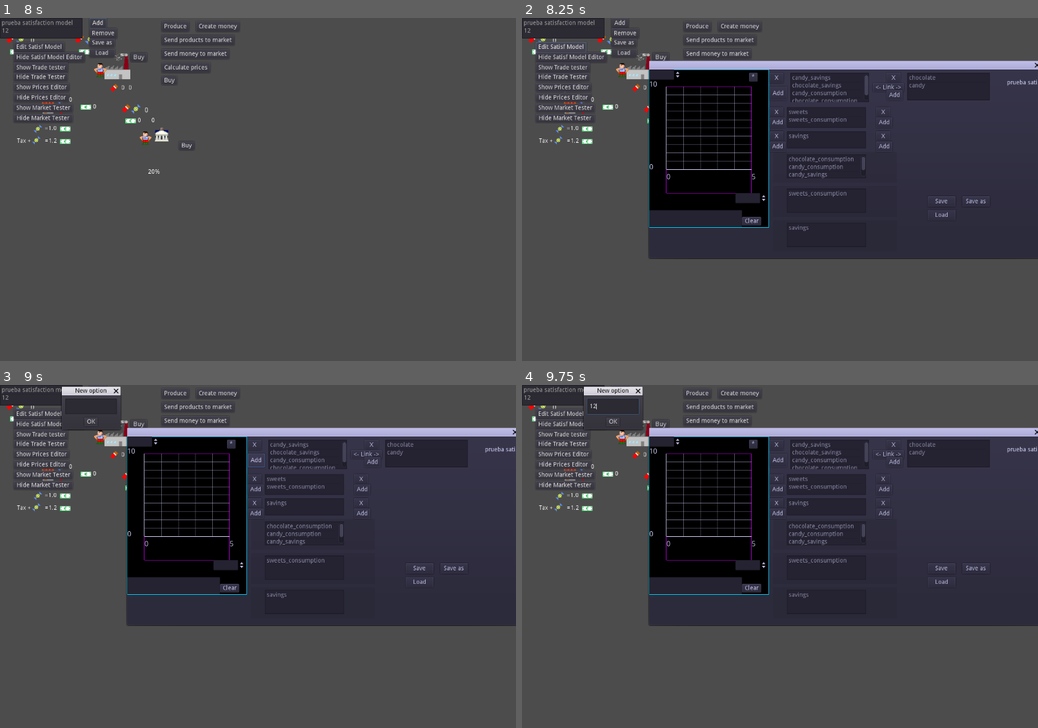
Above: before the commit, frames 1-4 (two rows, left to right).
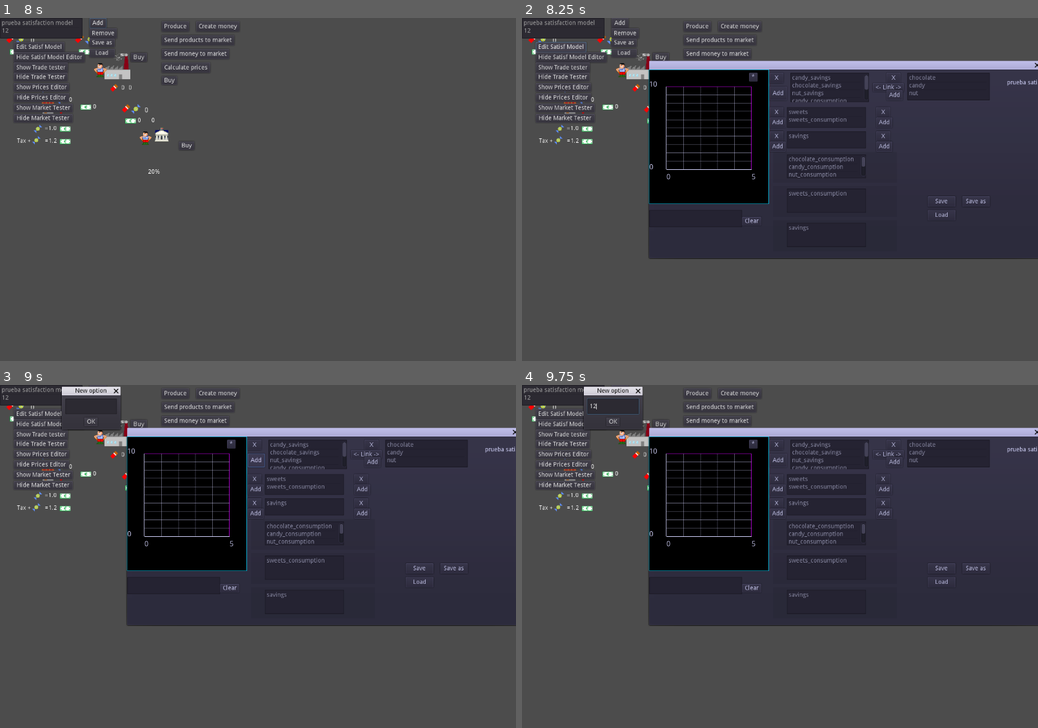
Above: after the commit, the same moments.

Repository: carlostgit/Fiat2
Game: Godot game, scene res://Fiat.tscn
Same seed, same stepped clock (60 frames per second), same inputs: the game is played once before the commit and once after it.
Inputs (mouse positions are in pixels of both pictures, inside the frame that each line leads up to):
- Up to frame 1 (8 s): click "Produce" at 0.5 s; click "Create money" at 1.25 s; click "Send products to market" at 2 s; click "Send money to market" at 2.75 s; click "Calculate prices" at 3.5 s; click "Buy" at 4.25 s; click "Buy" at 5 s; click "Add" at 5.75 s; click (56, 66) at 6.52 s; type "12" at 6.6 s; click "OK" at 7.25 s
- Up to frame 2 (8.25 s): click "Edit Satisf Model" at 8 s
- Up to frame 3 (9 s): click "Add" at 8.75 s
- Up to frame 4 (9.75 s): click (614, 405) at 9.52 s; type "12" at 9.6 s

Frame 1 is identical in both runs. In frame 2, 1.3% of the frame differs, in the area x 24-77%, y 15-62%; in frame 3, 1.3%; in frame 4, 1.3%.

Commit message:
Avances en Plotter y Pricecalculationtesterscene

Diff:
--- a/Globals.gd
+++ b/Globals.gd
@@ -8,7 +8,7 @@
 var _product_price = 1
 var _tax_rate = 0.2
 
-var _products = ["chocolate","candy"]
+var _products = ["chocolate","candy","nut"]
 
 signal signal_tax_rate_changed(tax_rate)
 
--- a/Plotter/Plotter.gd
+++ b/Plotter/Plotter.gd
@@ -147,26 +147,28 @@
 	_bottom_margin = bottom_margin_arg
 	_total_num_of_calculated_points = points_calculated_arg
 
-	_canvas_item = self
-	var param_min_width = 10
-	_width = self.get_rect().size.x - _left_margin - _right_margin
-
-	if _width < param_min_width:
-		_width = param_min_width
-
-	_width_per_calculated_point = _width/float(points_calculated_arg)
-
-	_x_zoom = self._width/(self._max_x - self._min_x)
-
-	var y_max:float = _max_y
-	_height = self.get_rect().size.y - _top_margin - _bottom_margin
-	var param_min_height = 10
-	if _height < param_min_height:
-		_height = param_min_height
-
-	_y_zoom = _height/(y_max-self._min_y)
-
-	_step_between_calculated_points = float(_max_x-self._min_x)/float(_total_num_of_calculated_points)
+	recalculate_member_variables()
+
+#	_canvas_item = self
+#	var param_min_width = 10
+#	_width = self.get_rect().size.x - _left_margin - _right_margin
+#
+#	if _width < param_min_width:
+#		_width = param_min_width
+#
+#	_width_per_calculated_point = _width/float(points_calculated_arg)
+#
+#	_x_zoom = self._width/(self._max_x - self._min_x)
+#
+#	var y_max:float = _max_y
+#	_height = self.get_rect().size.y - _top_margin - _bottom_margin
+#	var param_min_height = 10
+#	if _height < param_min_height:
+#		_height = param_min_height
+#
+#	_y_zoom = _height/(y_max-self._min_y)
+#
+#	_step_between_calculated_points = float(_max_x-self._min_x)/float(_total_num_of_calculated_points)
 
 
 func _draw():
--- a/Plotter/Plotter.tscn
+++ b/Plotter/Plotter.tscn
@@ -17,6 +17,7 @@
 margin_top = 280.0
 margin_right = 258.0
 margin_bottom = 304.0
+step = 0.1
 value = 5.0
 __meta__ = {
 "_edit_use_anchors_": false
@@ -28,6 +29,7 @@
 margin_top = 280.0
 margin_right = 90.0
 margin_bottom = 304.0
+step = 0.1
 __meta__ = {
 "_edit_use_anchors_": false
 }
@@ -36,6 +38,7 @@
 visible = false
 margin_right = 74.0
 margin_bottom = 24.0
+step = 0.1
 value = 5.0
 __meta__ = {
 "_edit_use_anchors_": false
@@ -46,6 +49,7 @@
 margin_top = 248.0
 margin_right = 74.0
 margin_bottom = 272.0
+step = 0.1
 __meta__ = {
 "_edit_use_anchors_": false
 }
--- a/PriceCalculation/Market.gd
+++ b/PriceCalculation/Market.gd
@@ -4,14 +4,17 @@
 # Declare member variables here. Examples:
 # var a = 2
 # var b = "text"
+
+var _param_price_precission = 0.01
+
 const SatisfactionCalculator = preload("res://PriceCalculation/SatisfactionCalculator.gd")
 const TradeCalculator = preload("res://PriceCalculation/TradeCalculator.gd")
 
 var _persons:Array = ["Person1","Person2"]
 var _person_tradecalc:Dictionary = {}
-var _person_owned_dict:Dictionary = {"Person1": {"candy":1,"chocolate":2
+var _person_owned_dict:Dictionary = {"Person1": {"candy":1,"chocolate":2,"nut":2
 												},
-									"Person2": {"candy":1,"chocolate":2
+									"Person2": {"candy":1,"chocolate":2,"nut":2
 												}
 									}
 
@@ -240,9 +243,9 @@
 	add_person("Person 1", trade_calculator)
 	add_person("Person 2", trade_calculator)
 
-	_person_owned_dict = {"Person 1": {"candy":1,"chocolate":20
+	_person_owned_dict = {"Person 1": {"candy":1,"chocolate":20,"nut":10
 												},
-									"Person 2": {"candy":1,"chocolate":40
+									"Person 2": {"candy":1,"chocolate":40,"nut":10
 												}
 									}
 
@@ -382,7 +385,7 @@
 	var max_count:int = 400
 
 	var param_price_change_step:float = 0.5 #Tiene que ser < 1
-	var param_price_precission:float = 0.0001
+	var param_price_precission:float = _param_price_precission
 
 	while false==exit:
 		count += 1
--- a/PriceCalculation/PriceCalculationTesterScene.gd
+++ b/PriceCalculation/PriceCalculationTesterScene.gd
@@ -45,15 +45,19 @@
 
 	satisfaction_calculator.set_name(name_arg)
 
-	var options_array:Array = ["candy_savings","chocolate_savings",
-						"candy_consumption","chocolate_consumption"]
+	var options_array:Array = ["candy_savings","chocolate_savings","nut_savings",
+						"candy_consumption","chocolate_consumption","nut_consumption",
+						]
 
 	satisfaction_calculator.set_options(options_array)
 
 	var option_product_dict:Dictionary = { "candy_savings": "candy",
 									"candy_consumption": "candy",
 									"chocolate_savings": "chocolate",
-									"chocolate_consumption": "chocolate",}
+									"chocolate_consumption": "chocolate",
+									"nut_savings": "nut",
+									"nut_consumption": "nut",
+									}
 
 
 	var param_preference_at_0_for_candy_consu = 1.0
@@ -65,6 +69,11 @@
 	var maximum_satisf_for_chocolate_consu = 10.0
 	var satisfaction_curve_for_chocolate_consu:SatisfactionCurve = SatisfactionCurve.new(param_preference_at_0_for_chocolate_consu, maximum_satisf_for_chocolate_consu)
 	satisfaction_calculator.set_satisfaction_curve("chocolate_consumption",satisfaction_curve_for_chocolate_consu)
+
+	var param_preference_at_0_for_nut_consu = 1.0
+	var maximum_satisf_for_nut_consu = 10.0
+	var satisfaction_curve_for_nut_consu:SatisfactionCurve = SatisfactionCurve.new(param_preference_at_0_for_nut_consu, maximum_satisf_for_nut_consu)
+	satisfaction_calculator.set_satisfaction_curve("nut_consumption",satisfaction_curve_for_nut_consu)
 
 	var param_preference_at_0_for_sweets = 1.0
 	var maximum_satisf_for_sweets = 10.0
@@ -81,6 +90,12 @@
 	var maximum_satisf_for_chocolate_sav = 10.0
 	var satisfaction_curve_for_chocolate_sav:SatisfactionCurve = SatisfactionCurve.new(param_preference_at_0_for_chocolate_sav, maximum_satisf_for_chocolate_sav)
 	satisfaction_calculator.set_satisfaction_curve("chocolate_savings",satisfaction_curve_for_chocolate_sav)
+
+	var param_preference_at_0_for_nut_sav = 1.0
+	var maximum_satisf_for_nut_sav = 10.0
+	var satisfaction_curve_for_nut_sav:SatisfactionCurve = SatisfactionCurve.new(param_preference_at_0_for_nut_sav, maximum_satisf_for_nut_sav)
+	satisfaction_calculator.set_satisfaction_curve("nut_savings",satisfaction_curve_for_nut_sav)
+
 
 	satisfaction_calculator.set_option_product_dict(option_product_dict)
 
--- a/PriceCalculation/PriceCalculationTesterScene.tscn
+++ b/PriceCalculation/PriceCalculationTesterScene.tscn
@@ -183,7 +183,6 @@
 current_path = "user://"
 
 [node name="TradeTesterScene" type="WindowDialog" parent="."]
-visible = true
 modulate = Color( 0.803922, 1, 0.811765, 1 )
 margin_left = 104.0
 margin_top = 464.0
@@ -240,20 +239,6 @@
 }
 
 [node name="Plotter" parent="TradeTesterScene" instance=ExtResource( 4 )]
-
-[node name="XMaxSpinBox" type="SpinBox" parent="TradeTesterScene/Plotter"]
-margin_left = 200.0
-margin_top = 280.0
-margin_right = 274.0
-margin_bottom = 304.0
-min_value = 5.0
-value = 5.0
-
-[node name="YMaxSpinBox" type="SpinBox" parent="TradeTesterScene/Plotter"]
-margin_right = 74.0
-margin_bottom = 24.0
-min_value = 5.0
-value = 5.0
 
 [node name="CalculateTest1Button" type="Button" parent="TradeTesterScene"]
 margin_left = 560.0
@@ -377,7 +362,6 @@
 }
 
 [node name="PricesEditor" type="WindowDialog" parent="."]
-visible = true
 modulate = Color( 1, 1, 0.847059, 1 )
 margin_top = 304.0
 margin_right = 264.0
@@ -410,7 +394,6 @@
 text = "currency"
 
 [node name="MarketTesterScene" type="WindowDialog" parent="."]
-visible = true
 margin_left = 168.0
 margin_top = 96.0
 margin_right = 1016.0
--- a/PriceCalculation/Prices.gd
+++ b/PriceCalculation/Prices.gd
@@ -6,14 +6,14 @@
 # var a = 2
 # var b = "text"
 
-var _products = ["chocolate","candy"]
+var _products = ["chocolate","candy","nut"]
 #var _equivalent_product_dict:Dictionary = { "candy_savings": "candy",
 #									"candy_consumption": "candy",
 #									"chocolate_savings": "chocolate",
 #									"chocolate_consumption": "chocolate",}
 #var _products = Globals._products
 var _currency = "candy"
-var _amounts_dict = {"chocolate": 1.0, "candy":0.5}
+var _amounts_dict = {"chocolate": 1.0, "candy":0.5,"nut":0.5}
 
 
 
--- a/PriceCalculation/SatisfactionCalculator.gd
+++ b/PriceCalculation/SatisfactionCalculator.gd
@@ -16,7 +16,8 @@
 #Cambiar _complementary_combos de tal manera que se pueda ponderar cada opción
 #Por ejemplo, que por cada unidad de sweet_savings tenga que haber 1 unidad de candy, y solo 0.5 unidades de chocolate
 var _supplementary_combos:Dictionary = {	"savings":	{	"candy_savings":0.1,
-															"chocolate_savings":1.0
+															"chocolate_savings":1.0,
+															"nut_savings":0.2
 														}
 										}
 
@@ -31,13 +32,17 @@
 var _complementary_combo_satisf_curve_dict:Dictionary = {}
 var _supplementary_combo_satisf_curve_dict:Dictionary = {}
 
-var _options:Array = ["candy_savings","chocolate_savings",
-						"candy_consumption","chocolate_consumption"]
+var _options:Array = ["candy_savings","chocolate_savings","nut_savings",
+						"candy_consumption","chocolate_consumption","nut_consumption"
+						]
 
 var _option_product_dict:Dictionary = { "candy_savings": "candy",
 									"candy_consumption": "candy",
 									"chocolate_savings": "chocolate",
-									"chocolate_consumption": "chocolate",}
+									"chocolate_consumption": "chocolate",
+									"nut_savings": "nut",
+									"nut_consumption": "nut"
+									}
 
 
 var _name:String = "satisf_calc_default_name"
@@ -257,11 +262,14 @@
 func init_chocolate_satisfaction():
 	var satis_curve_chocolate:SatisfactionCurve = SatisfactionCurve.new(2,30)
 	var satis_curve_candy:SatisfactionCurve = SatisfactionCurve.new(2,5)
+	var satis_curve_nut:SatisfactionCurve = SatisfactionCurve.new(1.2, 10)
 	var satis_curve_sweets:SatisfactionCurve = SatisfactionCurve.new(2, 3)
 	var satis_curve_savings:SatisfactionCurve = SatisfactionCurve.new(1.2, 1)
 
+
 	_option_satisf_curve_dict["chocolate_consumption"]=satis_curve_chocolate
 	_option_satisf_curve_dict["candy_consumption"]=satis_curve_candy
+	_option_satisf_curve_dict["nut_consumption"]=satis_curve_nut
 	_complementary_combo_satisf_curve_dict["sweets_consumption"]=satis_curve_sweets
 	_supplementary_combo_satisf_curve_dict["savings"]=satis_curve_savings
 
--- a/PriceCalculation/SatisfactionModelEditor.tscn
+++ b/PriceCalculation/SatisfactionModelEditor.tscn
@@ -11,6 +11,7 @@
 [ext_resource path="res://Plotter/Plotter.tscn" type="PackedScene" id=9]
 
 [node name="SatisfactionModelEditor" type="WindowDialog"]
+visible = true
 margin_right = 920.0
 margin_bottom = 440.0
 script = ExtResource( 6 )
@@ -312,29 +313,6 @@
 }
 
 [node name="Plotter" parent="." instance=ExtResource( 9 )]
-margin_bottom = 368.0
-
-[node name="XMaxSpinBox" type="SpinBox" parent="Plotter"]
-margin_left = 200.0
-margin_top = 288.0
-margin_right = 274.0
-margin_bottom = 312.0
-min_value = 5.0
-max_value = 200.0
-value = 5.0
-__meta__ = {
-"_edit_use_anchors_": false
-}
-
-[node name="YMaxSpinBox" type="SpinBox" parent="Plotter"]
-margin_right = 74.0
-margin_bottom = 24.0
-min_value = 10.0
-max_value = 200.0
-value = 10.0
-__meta__ = {
-"_edit_use_anchors_": false
-}
 
 [node name="GraphsControl" type="Control" parent="Plotter"]
 margin_top = 312.0
@@ -562,8 +540,6 @@
 [connection signal="item_selected" from="SatisfCurvesForSupCombos/SatisfCurvesForSupCombosItemList" to="." method="_on_SatisfCurvesForSupCombosItemList_item_selected"]
 [connection signal="value_changed" from="SatisfCurvesForSupCombos/MaxSatisfForSupCombosSpinBox" to="." method="_on_MaxSatisfForSupCombosSpinBox_value_changed"]
 [connection signal="value_changed" from="SatisfCurvesForSupCombos/PrefAt0ForSupCombosSpinBox" to="." method="_on_PrefAt0ForSupCombosSpinBox_value_changed"]
-[connection signal="value_changed" from="Plotter/XMaxSpinBox" to="." method="_on_XMaxSpinBox_value_changed"]
-[connection signal="value_changed" from="Plotter/YMaxSpinBox" to="." method="_on_YMaxSpinBox_value_changed"]
 [connection signal="pressed" from="Plotter/GraphsControl/ClearButton" to="Plotter/GraphsControl" method="_on_ClearButton_pressed"]
 [connection signal="item_selected" from="Plotter/GraphsControl/GraphsItemList" to="Plotter/GraphsControl" method="_on_GraphsItemList_item_selected"]
 [connection signal="confirmed" from="NewOptionAcceptDialog" to="NewOptionAcceptDialog" method="_on_NewOptionAcceptDialog_confirmed"]
Not shown: 1 places in Fiat.tscn that only renumber resources
